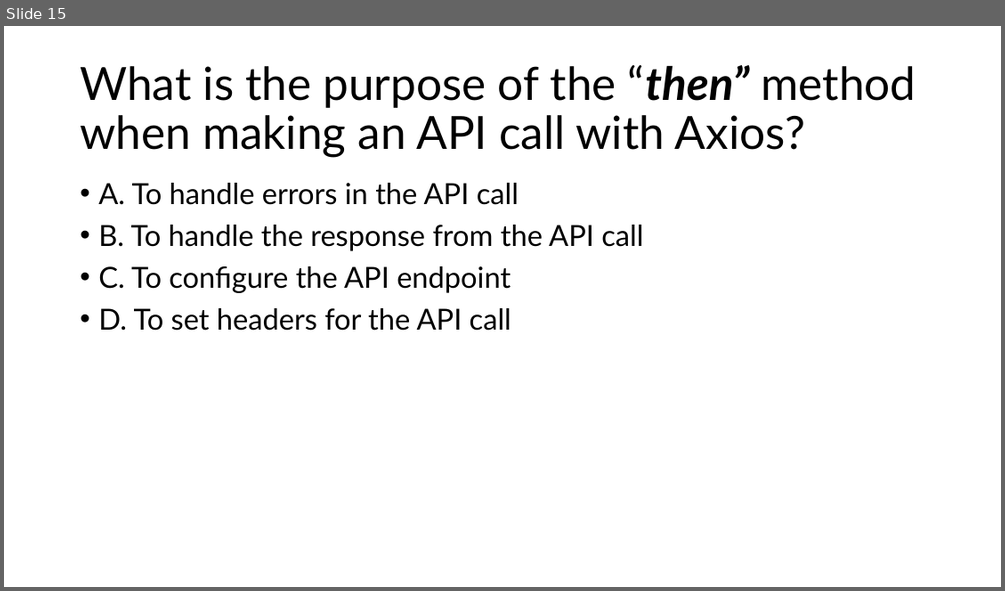
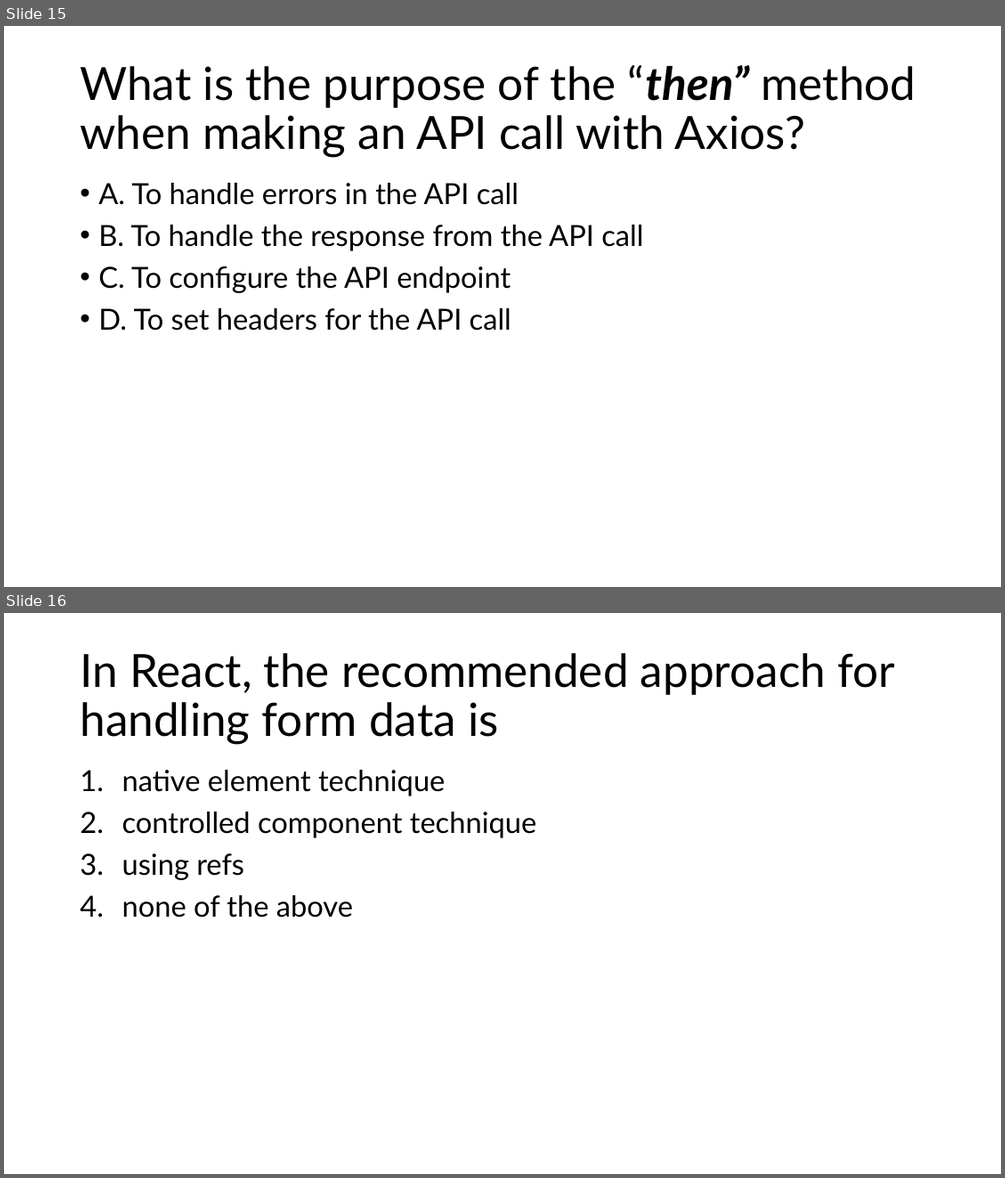
Before and after one commit to aniljos/FS-May-2024, a slide deck: Presentation/MCQ's.pptx. Shown one above the other, each under a label of ours: slide 15 before the commit, slides 15 and 16 after it. The pictures are 1005x591 and 1005x1178 pixels, drawn with LibreOffice and Linux fonts; fonts in the diff are those of the drawing. Boxes give left, top, right and bottom in pixels: in the first picture for what was removed or moved away, otherwise in the second. Text is boxed around its words. In the diff, an @@ line names an element or a change of style, - is before the commit and + after.

```diff
--- a/Presentation/MCQ's.pptx
+++ b/Presentation/MCQ's.pptx
@@ slide 16 added at [4, 613, 1001, 1174], background #FFFFFF @@
@@ title added at [80, 653, 895, 745], 44 pt, text #000000 @@
+In React, the recommended approach for handling form data is
@@ text added at [122, 770, 536, 917], 28 pt, text #000000 @@
+1. native element technique
+2. controlled component technique
+3. using refs
+4. none of the above
```
Also in this commit, not shown: 14 other slides added, 10 other files.
